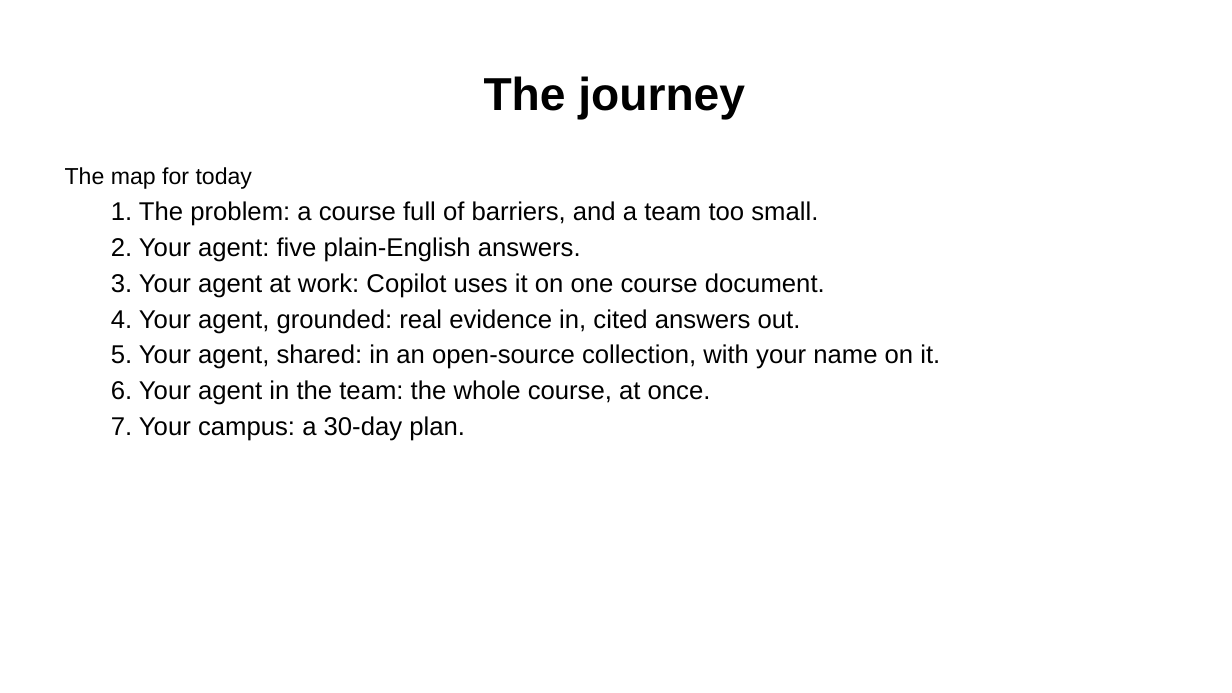
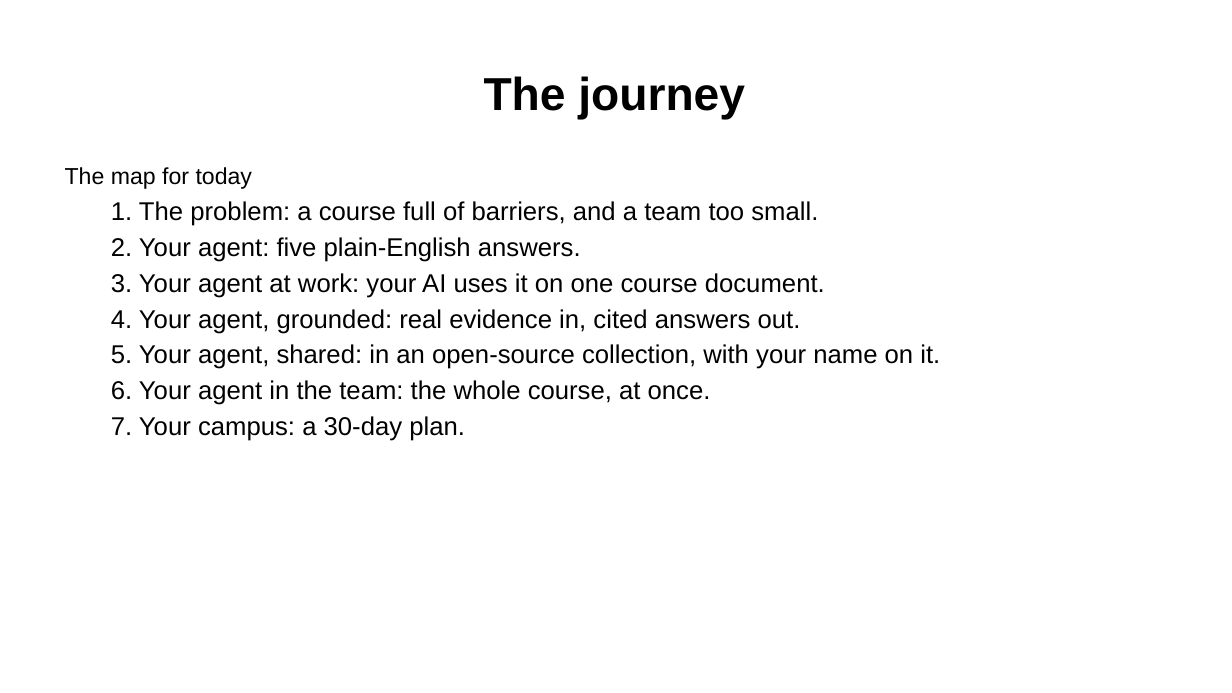
Before and after one commit to Community-Access/glow, a slide deck: slide 4 of docs/ahg-2026/slides.pptx. Drawn at 1232x693 pixels with LibreOffice and Linux fonts; fonts in the diff are those of the drawing. Boxes give left, top, right and bottom in pixels: in the first picture for what was removed or moved away, otherwise in the second. Text is boxed around its words. In the diff, an @@ line names an element or a change of style, - is before the commit and + after.

```diff
--- a/docs/ahg-2026/slides.pptx
+++ b/docs/ahg-2026/slides.pptx
@@ text at (111,273,825,298): text changed @@
-  3. Your agent at work: Copilot uses it on one course document.
+  3. Your agent at work: your AI uses it on one course document.
```
Also in this commit, not shown: 7 other slides changed, 55 other files.
